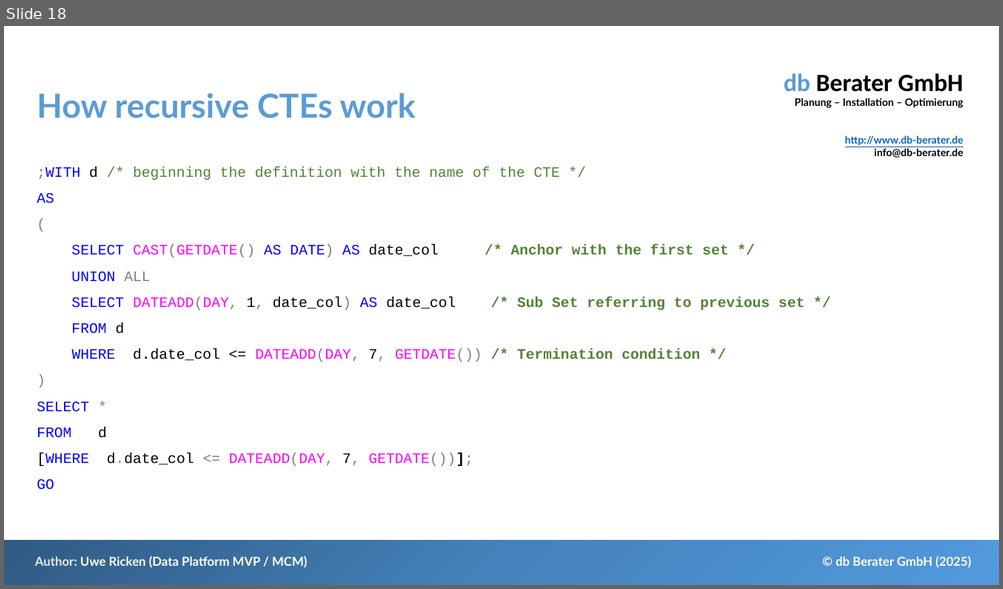
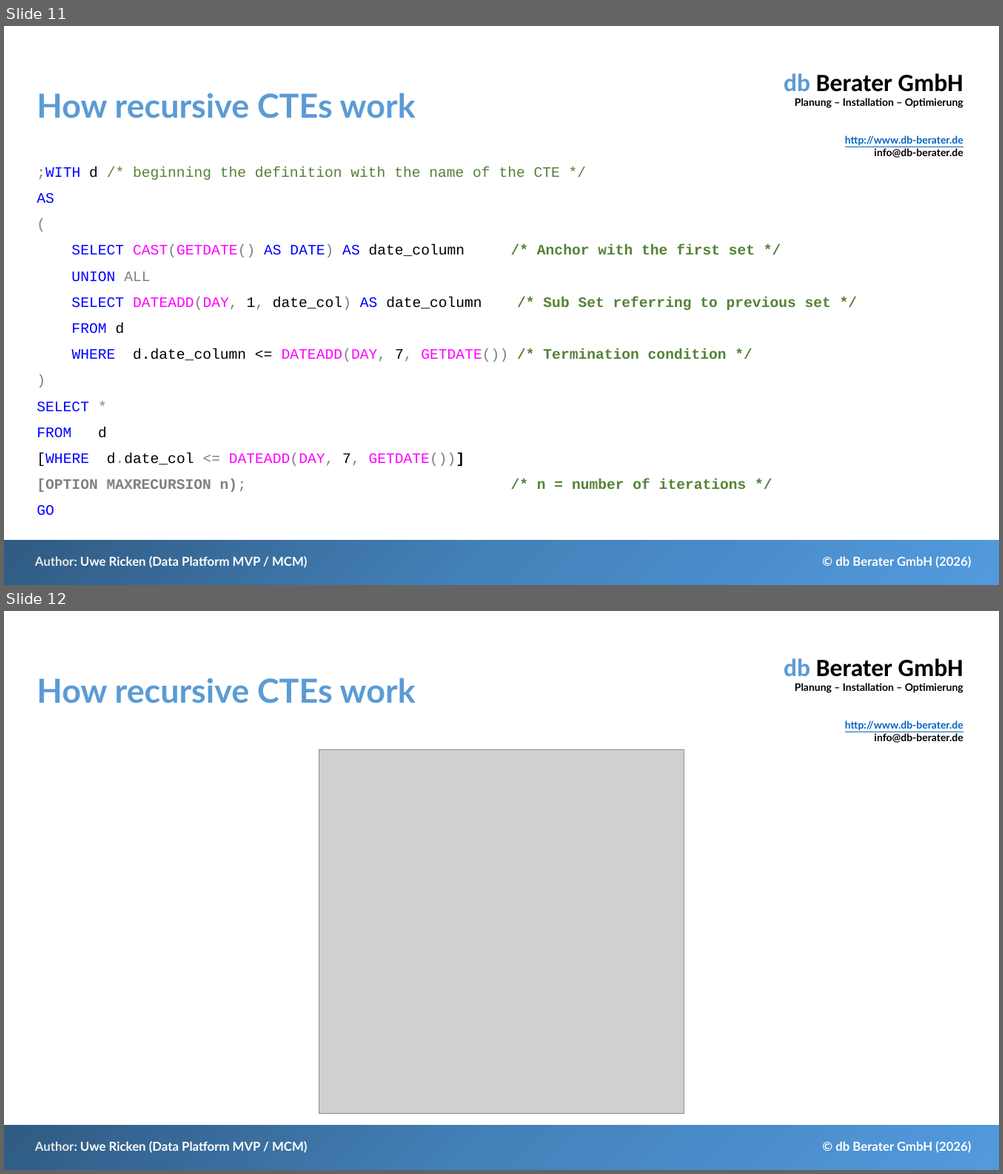
Before and after one commit to db-berater/Debunk-Myths-about-CTE, a slide deck: 01 - Documents and Preparation/Debunk Myths About CTE.pptx. Shown one above the other, each under a label of ours: slide 18 before the commit, slides 11 and 12 after it. The pictures are 1003x589 and 1003x1174 pixels, drawn with LibreOffice and Linux fonts; fonts in the diff are those of the drawing; grey boxes stand for pictures. Boxes give left, top, right and bottom in pixels: in the first picture for what was removed or moved away, otherwise in the second. Text is boxed around its words. In the diff, an @@ line names an element or a change of style, - is before the commit and + after.

```diff
--- a/01 - Documents and Preparation/Debunk Myths About CTE.pptx
+++ b/01 - Documents and Preparation/Debunk Myths About CTE.pptx
@@ slide 12 added at <box>4,611,999,1170</box>, background #FFFFFF; not listed: 4 template elements that a slide beside it also shows @@
@@ title added at <box>37,678,415,703</box>, 32 pt, text #5B9BD5, bold @@
+How recursive CTEs work
@@ picture added at <box>318,750,683,1114</box> @@
@@ what was slide 18 is now slide 11 @@
@@ slide 11 changed as well @@
@@ text at <box>71,245,754,258</box>: text changed @@
-SELECT CAST(GETDATE() AS DATE) AS date_col /* Anchor with the first set */
+SELECT CAST(GETDATE() AS DATE) AS date_column /* Anchor with the first set */
@@ text at <box>71,297,831,310</box>: text changed @@
-SELECT DATEADD(DAY, 1, date_col) AS date_col /* Sub Set referring to previous set */
+SELECT DATEADD(DAY, 1, date_col) AS date_column /* Sub Set referring to previous set */
@@ text at <box>72,349,726,362</box>: text changed @@
-WHERE d.date_col <= DATEADD(DAY, 7, GETDATE()) /* Termination condition */
+WHERE d.date_column <= DATEADD(DAY, 7, GETDATE()) /* Termination condition */
@@ text at <box>37,453,746,492</box>: text changed; text colour #FF00FF to #808080; bold on @@
-[WHERE d.date_col <= DATEADD(DAY, 7, GETDATE())];
+[WHERE d.date_col <= DATEADD(DAY, 7, GETDATE())]
+[OPTION MAXRECURSION n); /* n = number of iterations */
@@ text at <box>835,557,970,568</box>: text changed @@
-© db Berater GmbH (2025)
+© db Berater GmbH (2026)
```
Also in this commit, not shown: 28 other slides changed, 7 other slides added, 41 other files.
